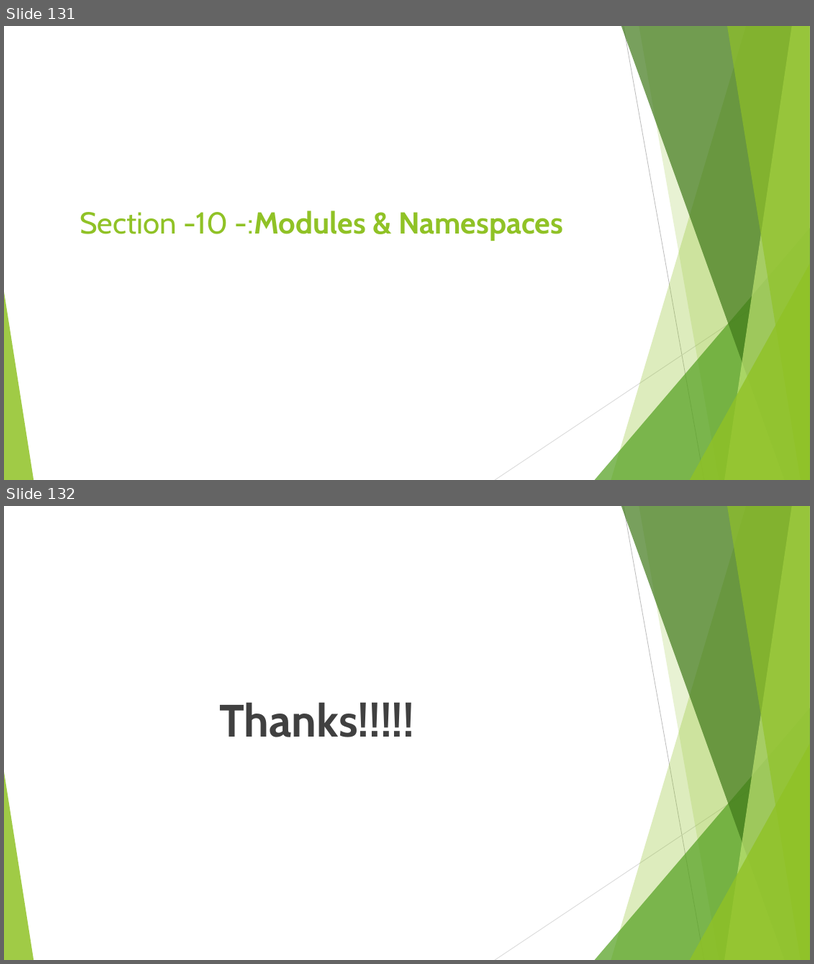
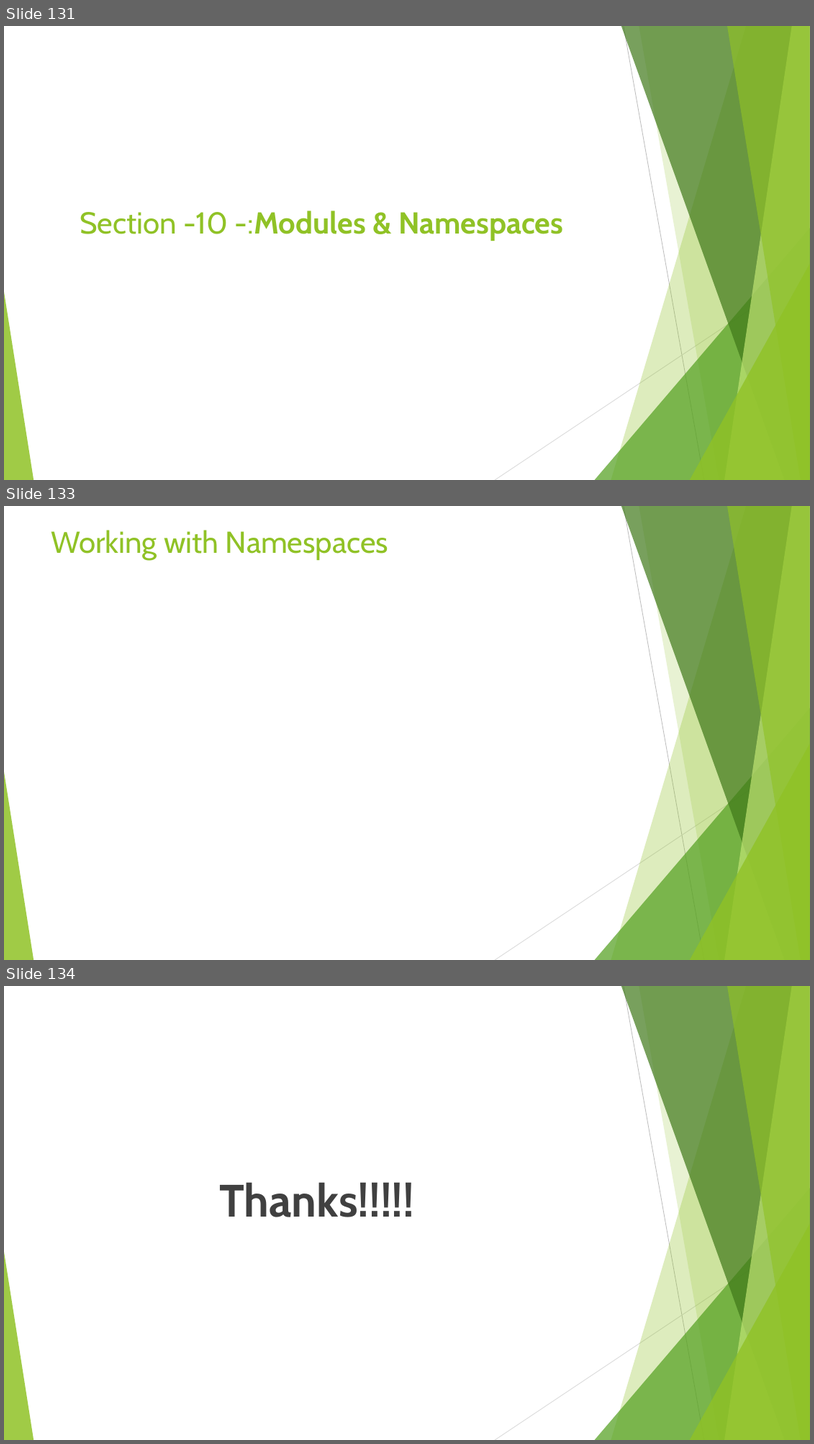
Before and after one commit to rudhrainfogain/TypeScript, a slide deck: PPT/TypeScriptv10.pptx. Shown one above the other, each under a label of ours: slides 131 and 132 before the commit, slides 131, 133 and 134 after it; the slides between them are not shown. The pictures are 814x964 and 814x1444 pixels, drawn with LibreOffice and Linux fonts; fonts in the diff are those of the drawing. Boxes give left, top, right and bottom in pixels: in the first picture for what was removed or moved away, otherwise in the second. Text is boxed around its words. In the diff, an @@ line names an element or a change of style, - is before the commit and + after.

Commit message:
Basic workspace setup and Basics of namespaces and modules

```diff
--- a/PPT/TypeScriptv10.pptx
+++ b/PPT/TypeScriptv10.pptx
@@ slide 133 added at box(4, 506, 810, 960), background #FFFFFF; not listed: 10 template elements that a slide beside it also shows @@
@@ title added at box(51, 530, 388, 560), 36 pt, text #90C226 @@
+Working with Namespaces
@@ what was slide 132 is now slide 134 @@
```
Also in this commit, not shown: 1 other slide added, 3 other files.
